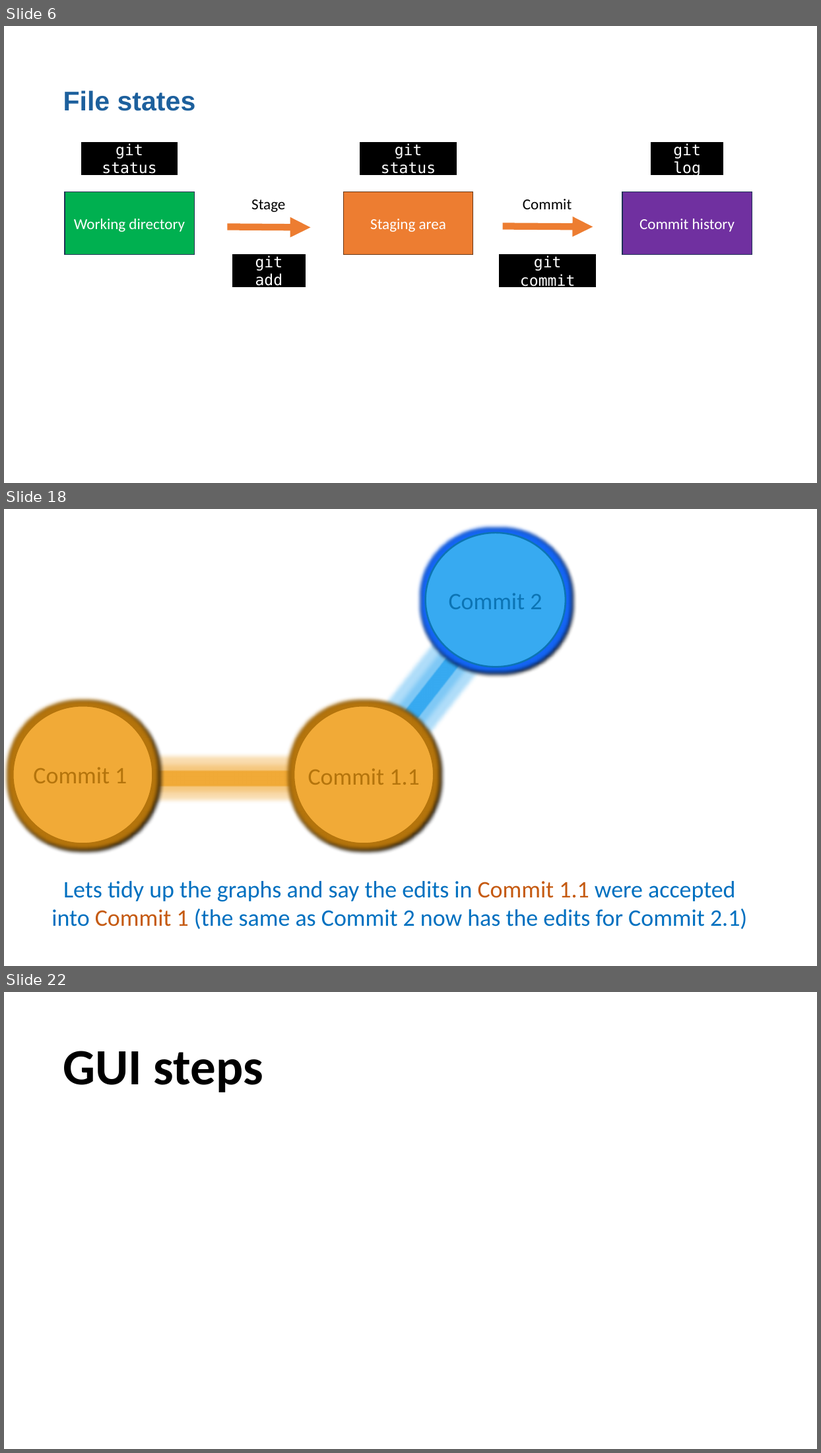
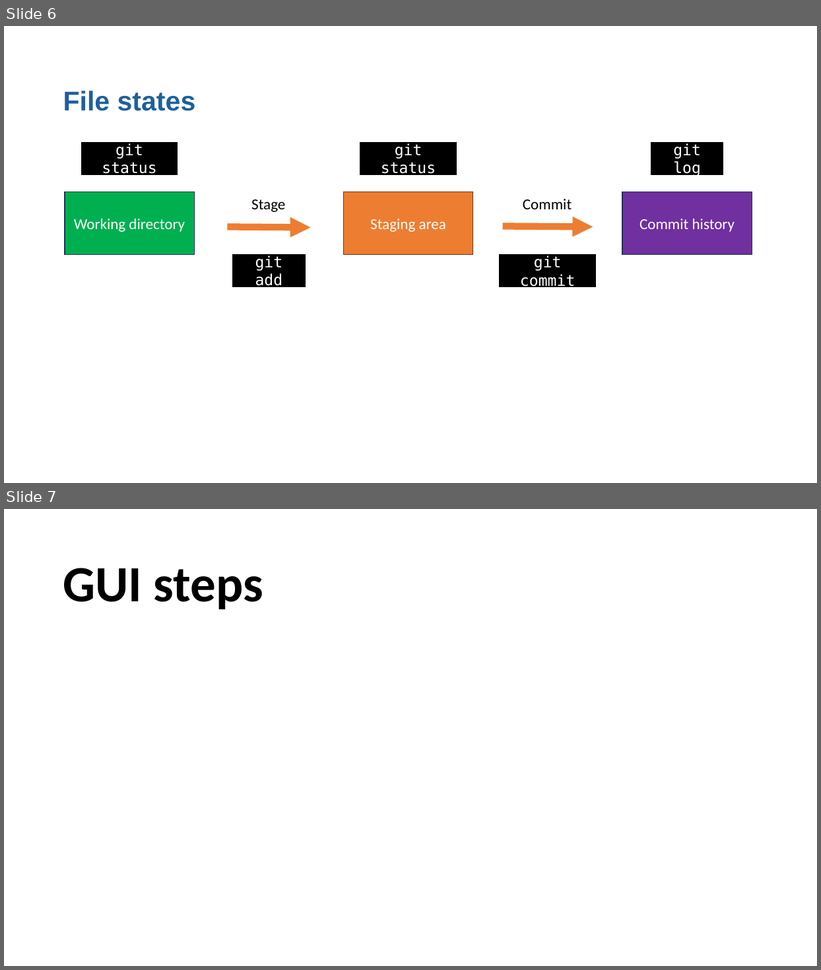
Before and after one commit to moj-analytical-services/intro_to_github_training, a slide deck: GitGitHub slides.pptx. Shown one above the other, each under a label of ours: slides 6, 18 and 22 before the commit, slides 6 and 7 after it; the slides between them are not shown. The pictures are 821x1453 and 821x970 pixels, drawn with LibreOffice and Linux fonts; fonts in the diff are those of the drawing. Boxes give left, top, right and bottom in pixels: in the first picture for what was removed or moved away, otherwise in the second. Text is boxed around its words. In the diff, an @@ line names an element or a change of style, - is before the commit and + after.

```diff
--- a/GitGitHub slides.pptx
+++ b/GitGitHub slides.pptx
@@ slide 18 removed at box(4, 509, 817, 966), background #FFFFFF @@
@@ ellipse removed at box(426, 533, 566, 667) @@
@@ text removed at box(449, 593, 542, 609) @@
-Commit 2
@@ rectangle removed at box(385, 617, 488, 745) @@
@@ ellipse removed at box(13, 706, 153, 844) @@
@@ ellipse removed at box(294, 706, 434, 844) @@
@@ text removed at box(33, 768, 127, 784) @@
-Commit 1
@@ rectangle removed at box(151, 772, 302, 786) @@
@@ text removed at box(308, 769, 419, 785) @@
-Commit 1.1
@@ text removed at box(52, 881, 747, 929) @@
-Lets tidy up the graphs and say the edits in Commit 1.1 were accepted into Commit 1 (the same as Commit 2 now has the edits for Commit 2.1)
@@ what was slide 22 is now slide 7 @@
```
Also in this commit, not shown: 14 other slides removed.
